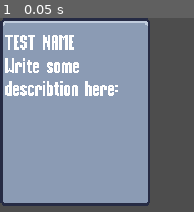
Above: before the commit, frame 1.
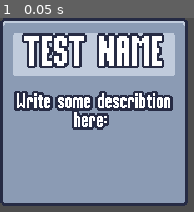
Above: after the commit, the same moment.

Repository: Yrainyw/2D-Survivors
Game: Godot game, scene res://Scenes/UI/ability_upgrade_card.tscn
Two runs of this game, one before a commit and one after it. Both use one fixed random seed, a clock stepped at 60 frames per second and the inputs below. This scene is started directly instead of the project's main scene.
Inputs:
- Up to frame 1 (0.05 s): no input

The runs differ from the first frame. In frame 1, 44% of the frame differs, in the area x 2-97%, y 0-97%.

Commit message:
Finalizing Upgrade Card Theme

Diff:
--- a/Resources/Theme/theme.tres
+++ b/Resources/Theme/theme.tres
@@ -1,7 +1,19 @@
-[gd_resource type="Theme" load_steps=4 format=3 uid="uid://cn4kmnp541ww6"]
+[gd_resource type="Theme" load_steps=5 format=3 uid="uid://cn4kmnp541ww6"]
 
 [ext_resource type="Texture2D" uid="uid://r83t1tuf0csa" path="res://Assets/UI/ui.png" id="1_3ar4g"]
 [ext_resource type="FontFile" uid="uid://b8ftngq1n1obr" path="res://Resources/Theme/Rockboxcond12.ttf" id="1_esrnp"]
+
+[sub_resource type="StyleBoxTexture" id="StyleBoxTexture_ri4ej"]
+content_margin_left = 4.0
+content_margin_top = 4.0
+content_margin_right = 4.0
+content_margin_bottom = 4.0
+texture = ExtResource("1_3ar4g")
+texture_margin_left = 13.0
+texture_margin_top = 3.0
+texture_margin_right = 13.0
+texture_margin_bottom = 3.0
+region_rect = Rect2(16, 0, 16, 16)
 
 [sub_resource type="StyleBoxTexture" id="StyleBoxTexture_bajoh"]
 texture = ExtResource("1_3ar4g")
@@ -14,4 +26,7 @@
 [resource]
 default_font = ExtResource("1_esrnp")
 default_font_size = 16
+AlternatePanelContainer/base_type = &"PanelContainer"
+AlternatePanelContainer/styles/panel = SubResource("StyleBoxTexture_ri4ej")
+Label/constants/line_spacing = 0
 PanelContainer/styles/panel = SubResource("StyleBoxTexture_bajoh")
--- a/Scenes/UI/ability_upgrade_card.tscn
+++ b/Scenes/UI/ability_upgrade_card.tscn
@@ -3,19 +3,42 @@
 [ext_resource type="Script" path="res://Scenes/UI/ability_upgrade_card.gd" id="1_bfu4f"]
 
 [node name="AbilityUpgradeCard" type="PanelContainer"]
-custom_minimum_size = Vector2(120, 150)
+custom_minimum_size = Vector2(150, 150)
 script = ExtResource("1_bfu4f")
 
-[node name="VBoxContainer" type="VBoxContainer" parent="."]
+[node name="MarginContainer" type="MarginContainer" parent="."]
 layout_mode = 2
+theme_override_constants/margin_left = 4
+theme_override_constants/margin_top = -3
+theme_override_constants/margin_right = 4
+theme_override_constants/margin_bottom = 4
 
-[node name="NameLabel" type="Label" parent="VBoxContainer"]
+[node name="VBoxContainer" type="VBoxContainer" parent="MarginContainer"]
+layout_mode = 2
+theme_override_constants/separation = 12
+
+[node name="PanelContainer" type="PanelContainer" parent="MarginContainer/VBoxContainer"]
+layout_mode = 2
+mouse_filter = 2
+theme_type_variation = &"AlternatePanelContainer"
+
+[node name="NameLabel" type="Label" parent="MarginContainer/VBoxContainer/PanelContainer"]
 unique_name_in_owner = true
 layout_mode = 2
+theme_override_colors/font_outline_color = Color(0.14902, 0.168627, 0.266667, 1)
+theme_override_constants/outline_size = 8
+theme_override_font_sizes/font_size = 32
 text = "TEST NAME"
+horizontal_alignment = 1
+vertical_alignment = 2
+autowrap_mode = 2
 
-[node name="DescriptionLabel" type="Label" parent="VBoxContainer"]
+[node name="DescriptionLabel" type="Label" parent="MarginContainer/VBoxContainer"]
 unique_name_in_owner = true
 layout_mode = 2
+theme_override_colors/font_shadow_color = Color(0.14902, 0.168627, 0.266667, 1)
+theme_override_colors/font_outline_color = Color(0.14902, 0.168627, 0.266667, 1)
+theme_override_constants/outline_size = 8
 text = "Write some describtion here: "
+horizontal_alignment = 1
 autowrap_mode = 2
